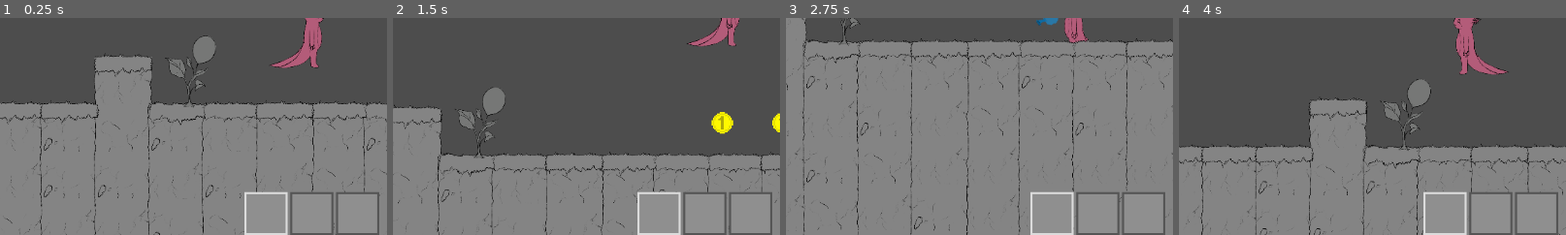
Above: before the commit, frames 1-4 (left to right).
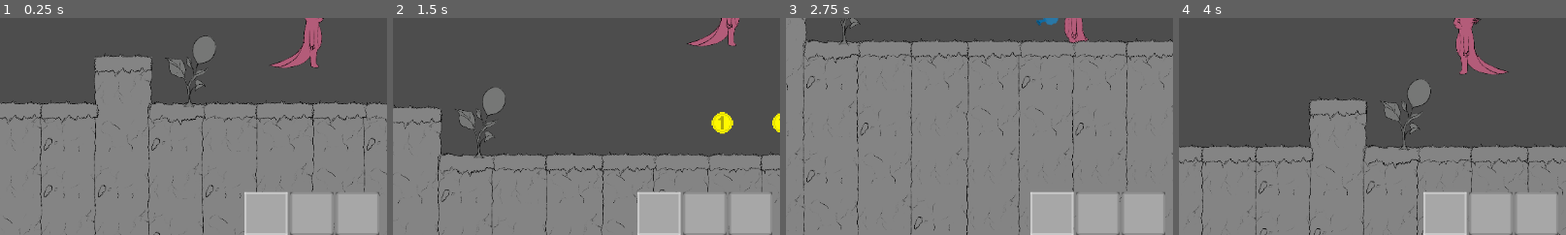
Above: after the commit, the same moments.

Repository: AzureLeaf0/GameJam
Game: Godot game, scene res://scenes/map.tscn
The game is run twice, just before and just after one commit, with the same random seed, the same clock (stepped at 60 frames per second) and the same inputs.
Inputs (mouse positions are % of the whole screen's width and height, from its top left):
- Up to frame 1 (0.25 s): no input
- Up to frame 2 (1.5 s): move the mouse to (45, 70) at 0.52 s; hold Right (move_right) from 0.53 s (still down); tap E (Interact, bound only after the commit) at 0.6 s; tap Space (jump) at 0.77 s; move the mouse to (80, 65) at 1.27 s; click (80, 65) at 1.35 s
- Up to frame 3 (2.75 s): tap Space (jump) at 1.52 s; tap E (Interact, bound only after the commit) at 1.55, 2.3 s; move the mouse to (20, 35) at 2.02 s; release Right (move_right) at 2.03 s; hold Left (move_left) from 2.03 s (still down); right-click (20, 35) at 2.1 s
- Up to frame 4 (4 s): keep holding Left (move_left); move the mouse to (55, 50) at 2.77 s; tap E (Interact, bound only after the commit) at 2.85, 3.6 s; tap Space (jump) at 3.02, 3.77 s; move the mouse to (35, 25) at 3.52 s
The pictures show only the part of the screen within x 10-60%, y 50-100%; the shares and areas given below are measured in that part.

The runs differ from the first frame. In frame 1, 0.9% of the frame differs, in the area x 74-98%, y 80-100%; in frame 2, 0.9%; in frame 3, 0.9%; in frame 4, 0.9%.
Error after the commit: Invalid access to property or key 'Watered' on a base object of type 'Nil'. (res://scenes/player.gd:107)

Commit message:
Plant updates

Diff:
--- a/gamejam/project.godot
+++ b/gamejam/project.godot
@@ -69,3 +69,8 @@
 "events": [Object(InputEventMouseButton,"resource_local_to_scene":false,"resource_name":"","device":-1,"window_id":0,"a …(259 unchanged characters)…
 ]
 }
+Interact={
+"deadzone": 0.2,
+"events": [Object(InputEventKey,"resource_local_to_scene":false,"resource_name":"","device":-1,"window_id":0,"alt_pressed":false,"shift_pressed":false,"ctrl_pressed":false,"meta_pressed":false,"pressed":false,"keycode":0,"physical_keycode":69,"key_label":0,"unicode":101,"location":0,"echo":false,"script":null)
+]
+}
--- a/gamejam/scenes/UI.tscn
+++ b/gamejam/scenes/UI.tscn
@@ -62,6 +62,40 @@
 layout_mode = 2
 texture = ExtResource("3_ua6yw")
 
+[node name="GridContainer4" type="GridContainer" parent="CanvasLayer"]
+anchors_preset = 7
+anchor_left = 0.5
+anchor_top = 1.0
+anchor_right = 0.5
+anchor_bottom = 1.0
+offset_left = -100.0
+offset_top = -64.0
+offset_right = 100.0
+grow_horizontal = 2
+grow_vertical = 0
+columns = 3
+
+[node name="ProgressBar" type="ProgressBar" parent="CanvasLayer/GridContainer4"]
+custom_minimum_size = Vector2(64, 64)
+layout_mode = 2
+max_value = 0.0
+fill_mode = 2
+show_percentage = false
+
+[node name="ProgressBar2" type="ProgressBar" parent="CanvasLayer/GridContainer4"]
+custom_minimum_size = Vector2(64, 64)
+layout_mode = 2
+max_value = 0.0
+fill_mode = 2
+show_percentage = false
+
+[node name="ProgressBar3" type="ProgressBar" parent="CanvasLayer/GridContainer4"]
+custom_minimum_size = Vector2(64, 64)
+layout_mode = 2
+max_value = 0.0
+fill_mode = 2
+show_percentage = false
+
 [node name="GridContainer2" type="GridContainer" parent="CanvasLayer"]
 anchors_preset = 7
 anchor_left = 0.5
--- a/gamejam/scenes/baloon_plant.gd
+++ b/gamejam/scenes/baloon_plant.gd
@@ -3,8 +3,8 @@
 var Collection = load("res://scenes/BaloonPlantItem.tscn")
 var WateredVisual = load("res://Images/Ruya/Bitki#2 balon toplanabilir.png")
 var ThirstyVisual = load("res://Images/Ruya/Bitki#2 balon toplanamaz.png")
+var rotTimer = 10
 var Watered = true
-var triggered = false
 @onready var Visual = $Sprite2D
 
 func _process(delta) -> void:
--- a/gamejam/scenes/player.gd
+++ b/gamejam/scenes/player.gd
@@ -8,7 +8,7 @@
 
 var Inventory = [null,null,null]
 var InventoryCapacity = 3
-
+var currentarea
 var is_watering = false
 
 @onready var player: Sprite2D = $Sprite2D
@@ -26,6 +26,10 @@
 @onready var heart_3: TextureRect = $Ui/CanvasLayer/GridContainer3/Heart3
 
 @onready var water_can: Sprite2D = $WateringCan/WaterCan
+
+@onready var Item1T = $Item1Timer
+@onready var Item2T = $Item2Timer
+@onready var Item3T = $Item3Timer
 
 var max_health = 3
 var health = max_health
@@ -77,6 +81,8 @@
 				instance.position.x += 800
 			get_parent().add_child(instance)
 			Inventory[current_inv] = null
+	if Input.is_action_just_pressed("Interact"):
+		collect(currentarea)
 	# Play animations
 	#if is_on_floor():
 		#if direction == 0:
@@ -97,18 +103,27 @@
 	if touch_enemy == true:
 		take_damage(1)
 
+func collect(area):
+	if area.Watered == true:
+		for i in range(0,InventoryCapacity):
+			if Inventory[i] == null:
+				Inventory[i] = area.Collection
+				area.Watered = false
+				if i == 0:
+					Item1T.start(area.rotTimer)
+				elif i == 1:
+					Item2T.start(area.rotTimer)
+				elif i == 2:
+					Item3T.start(area.rotTimer)
+				return
+
 func _on_area_2d_area_entered(area: Area2D) -> void:
 	if area.is_in_group("Coin"):
 		coin = coin + 1
 		print(coin)
 		area.queue_free()
 	elif area.is_in_group("Plant"):
-		if area.Watered == true:
-			for i in range(0,InventoryCapacity):
-				if Inventory[i] == null:
-					Inventory[i] = area.Collection
-					area.Watered = false
-					return
+		currentarea = area
 	elif area.is_in_group("Enemy"):
 		touch_enemy = true
 	elif area.is_in_group("Baloon"):
@@ -140,6 +155,8 @@
 func _on_area_2d_area_exited(area: Area2D) -> void:
 	if area.is_in_group("Enemy"):
 		touch_enemy = false
+	elif area.is_in_group("Plant"):
+		currentarea = null
 
 func update_hearts():
 	if  health == 3:
@@ -158,3 +175,12 @@
 		heart_1.visible = false
 		heart_2.visible = false
 		heart_3.visible = false
+
+func _on_item_1_timer_timeout() -> void:
+	Inventory[0] = null
+
+func _on_item_2_timer_timeout() -> void:
+	Inventory[1] = null
+
+func _on_item_3_timer_timeout() -> void:
+	Inventory[2] = null
--- a/gamejam/scenes/player.tscn
+++ b/gamejam/scenes/player.tscn
@@ -44,7 +44,19 @@
 visible = false
 scale = Vector2(12.5, 12.5)
 
+[node name="Item1Timer" type="Timer" parent="."]
+one_shot = true
+
+[node name="Item2Timer" type="Timer" parent="."]
+one_shot = true
+
+[node name="Item3Timer" type="Timer" parent="."]
+one_shot = true
+
 [connection signal="area_entered" from="Area2D" to="." method="_on_area_2d_area_entered"]
 [connection signal="area_exited" from="Area2D" to="." method="_on_area_2d_area_exited"]
 [connection signal="timeout" from="Timer" to="." method="_on_timer_timeout"]
 [connection signal="timeout" from="TimerDamageCooldown" to="." method="_on_timer_damage_cooldown_timeout"]
+[connection signal="timeout" from="Item1Timer" to="." method="_on_item_1_timer_timeout"]
+[connection signal="timeout" from="Item2Timer" to="." method="_on_item_2_timer_timeout"]
+[connection signal="timeout" from="Item3Timer" to="." method="_on_item_3_timer_timeout"]
--- a/gamejam/scenes/ui.gd
+++ b/gamejam/scenes/ui.gd
@@ -16,3 +16,9 @@
 			InventActive[i].texture = load("res://Images/InventoryTabActive.png")
 		else:
 			InventActive[i].texture = load("res://Images/InventoryTab.png")
+	$CanvasLayer/GridContainer4/ProgressBar.max_value = get_parent().Item1T.wait_time
+	$CanvasLayer/GridContainer4/ProgressBar.value = get_parent().Item1T.wait_time - get_parent().Item1T.time_left
+	$CanvasLayer/GridContainer4/ProgressBar2.max_value = get_parent().Item2T.wait_time
+	$CanvasLayer/GridContainer4/ProgressBar2.value = get_parent().Item2T.wait_time - get_parent().Item2T.time_left
+	$CanvasLayer/GridContainer4/ProgressBar3.max_value = get_parent().Item3T.wait_time
+	$CanvasLayer/GridContainer4/ProgressBar3.value = get_parent().Item3T.wait_time - get_parent().Item3T.time_left
--- a/gamejam/scenes/watering_can.tscn
+++ b/gamejam/scenes/watering_can.tscn
@@ -5,6 +5,21 @@
 
 [sub_resource type="CircleShape2D" id="CircleShape2D_cca2k"]
 radius = 40.0
+
+[sub_resource type="Animation" id="Animation_tm7oq"]
+length = 0.001
+tracks/0/type = "value"
+tracks/0/imported = false
+tracks/0/enabled = true
+tracks/0/path = NodePath("WaterCan:rotation")
+tracks/0/interp = 1
+tracks/0/loop_wrap = true
+tracks/0/keys = {
+"times": PackedFloat32Array(0),
+"transitions": PackedFloat32Array(1),
+"update": 0,
+"values": [0.0]
+}
 
 [sub_resource type="Animation" id="Animation_cca2k"]
 resource_name = "watering"
@@ -20,21 +35,6 @@
 "transitions": PackedFloat32Array(1, 1, 1),
 "update": 0,
 "values": [0.0, -0.785398, 0.0]
-}
-
-[sub_resource type="Animation" id="Animation_tm7oq"]
-length = 0.001
-tracks/0/type = "value"
-tracks/0/imported = false
-tracks/0/enabled = true
-tracks/0/path = NodePath("WaterCan:rotation")
-tracks/0/interp = 1
-tracks/0/loop_wrap = true
-tracks/0/keys = {
-"times": PackedFloat32Array(0),
-"transitions": PackedFloat32Array(1),
-"update": 0,
-"values": [0.0]
 }
 
 [sub_resource type="AnimationLibrary" id="AnimationLibrary_tm7oq"]
Binary file changed: gamejam/Images/Ruya/Bitki #1 trampoline kullanilirken.png
Binary file changed: gamejam/Images/Ruya/Bitki #1 trampoline toplanabilir.png
Binary file changed: gamejam/Images/Ruya/Bitki #1 trampoline toplanamaz.png
